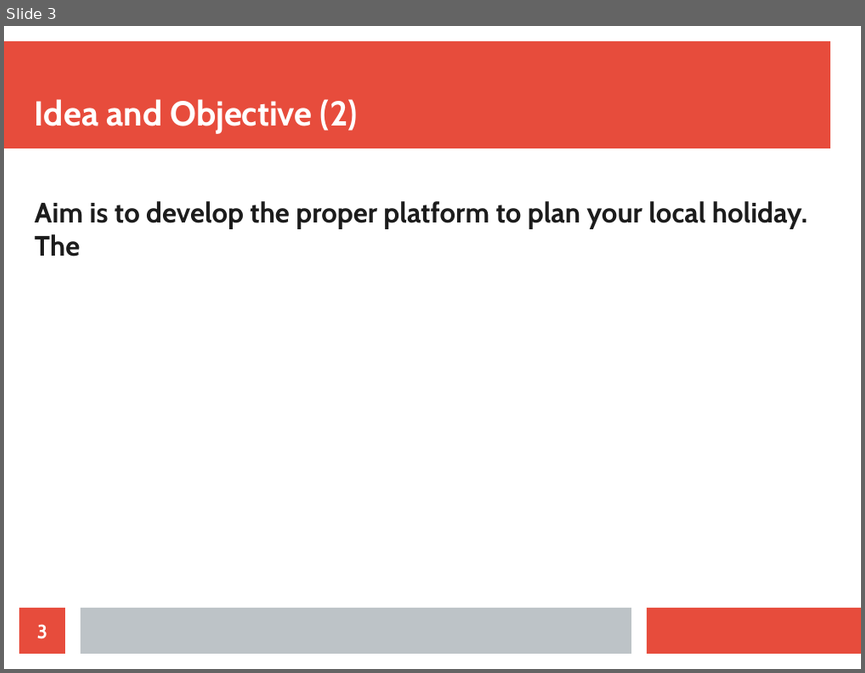
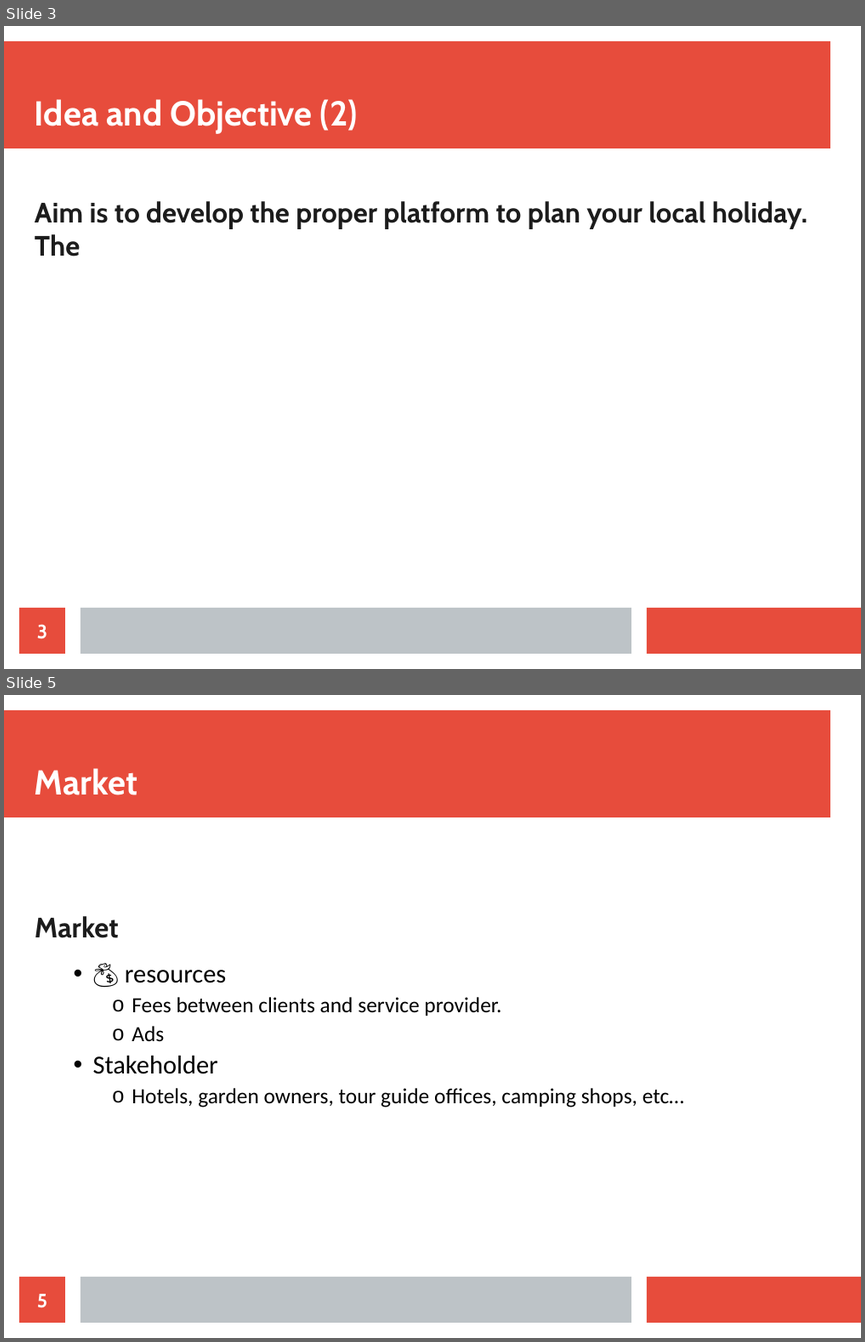
Before and after one commit to Aliii98/osoc19, a slide deck: OSOC-proposal.odp. Shown one above the other, each under a label of ours: slide 3 before the commit, slides 3 and 5 after it; the slides between them are not shown. The pictures are 865x673 and 865x1342 pixels, drawn with LibreOffice and Linux fonts; fonts in the diff are those of the drawing. Boxes give left, top, right and bottom in pixels: in the first picture for what was removed or moved away, otherwise in the second. Text is boxed around its words. In the diff, an @@ line names an element or a change of style, - is before the commit and + after.

Commit message:
add market and challenges sections

```diff
--- a/OSOC-proposal.odp
+++ b/OSOC-proposal.odp
@@ slide 5 added at (x1=4, y1=695, x2=861, y2=1338), background #FFFFFF; not listed: 3 template elements that a slide beside it also shows @@
@@ title added at (x1=35, y1=768, x2=138, y2=795), 32 pt, text #FFFFFF, bold @@
+Market
@@ text added at (x1=35, y1=916, x2=684, y2=1107), 20 pt, text #000000 @@
+Market
+  • 💰 resources
+    o Fees between clients and service provider.
+    o Ads
+  • Stakeholder
+    o Hotels, garden owners, tour guide offices, camping shops, etc…
@@ page number added at (x1=19, y1=1276, x2=65, y2=1322), fill #E74C3C, 18 pt, text #FFFFFF, bold @@
+5
```
Also in this commit, not shown: 5 other slides changed, 1 other slide added, 2 slides removed.
